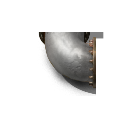
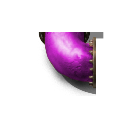
Comparing the layer stacks of the two 128 x 128 images. Changes:
pixels changed over [44,32,93,82] (layer not identified)
